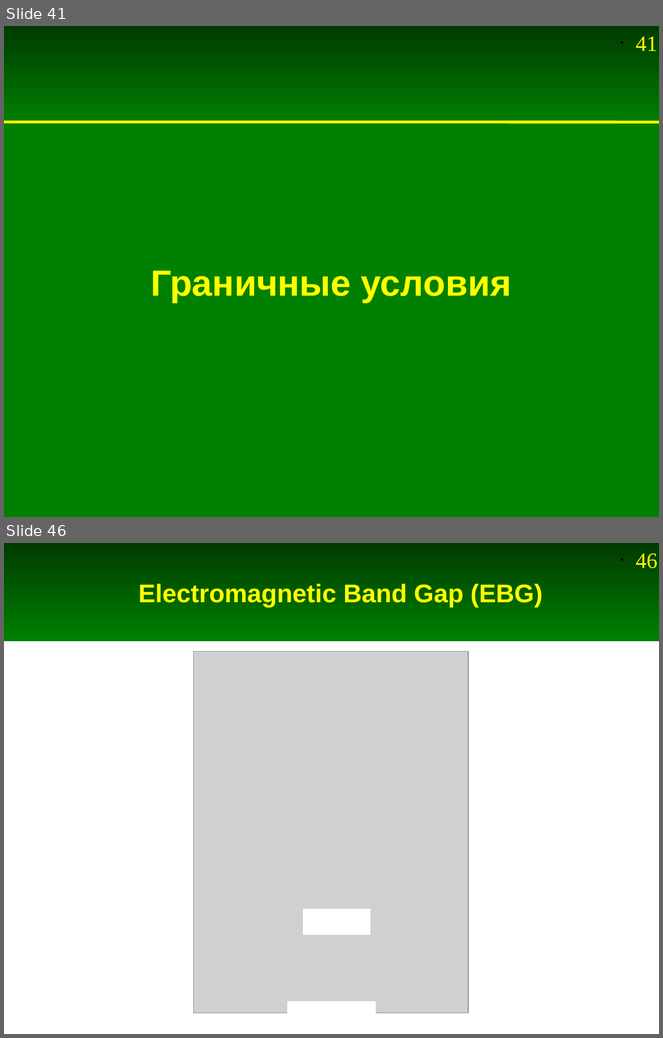
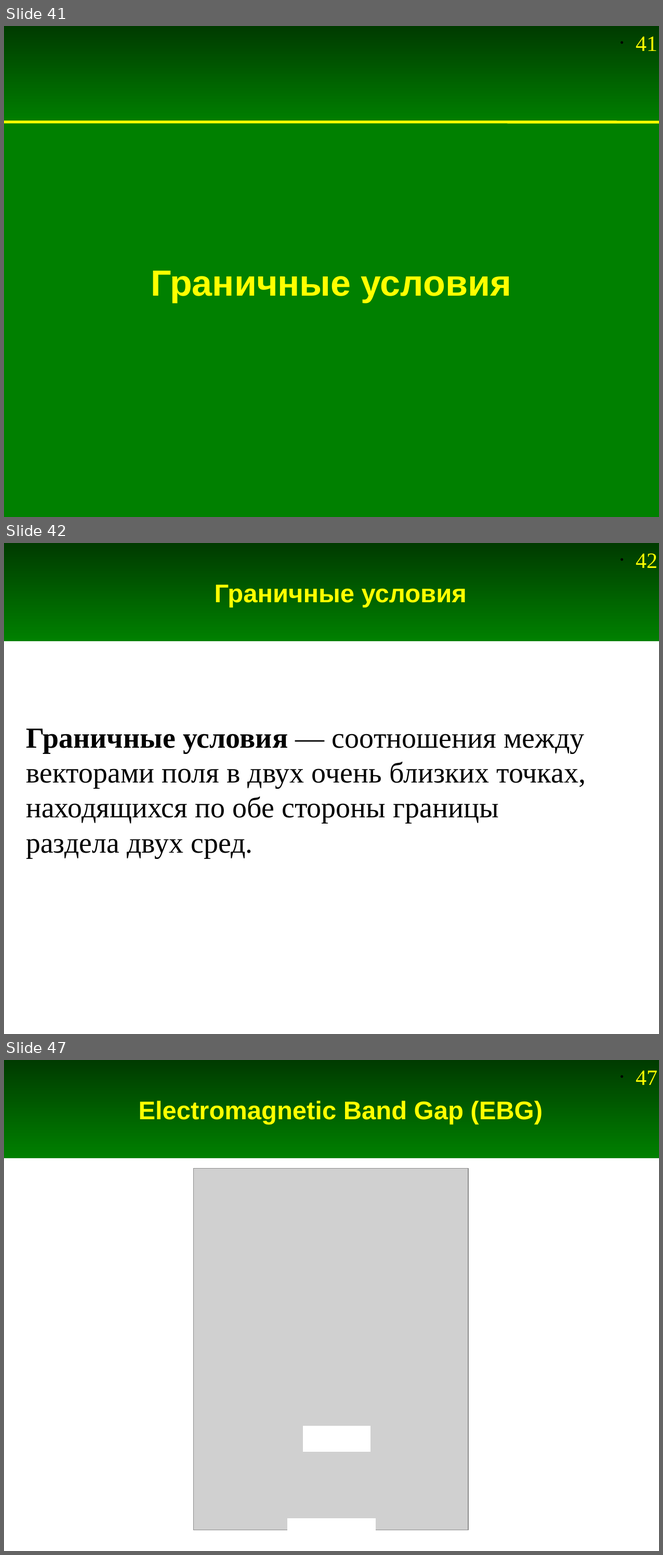
Before and after one commit to andris0147sv/modelling, a slide deck: presentations/1. Problem Statement.odp. Shown one above the other, each under a label of ours: slides 41 and 46 before the commit, slides 41, 42 and 47 after it; the slides between them are not shown. The pictures are 663x1038 and 663x1555 pixels, drawn with LibreOffice and Linux fonts; fonts in the diff are those of the drawing; grey boxes stand for pictures. Boxes give left, top, right and bottom in pixels: in the first picture for what was removed or moved away, otherwise in the second. Text is boxed around its words. In the diff, an @@ line names an element or a change of style, - is before the commit and + after.

Commit message:
Дополнение в презентации про граничные условия

```diff
--- a/presentations/1. Problem Statement.odp
+++ b/presentations/1. Problem Statement.odp
@@ slide 42 added at (4, 543, 659, 1034), background #FFFFFF; not listed: 2 template elements that a slide beside it also shows @@
@@ title added at (215, 585, 467, 607), 28 pt, text #FFFF00, bold @@
+Граничные условия
@@ text added at (26, 729, 586, 858), 32 pt, text #000000 @@
+Граничные условия — соотношения между векторами поля в двух очень близких точках, находящихся по обе стороны границы раздела двух сред.
@@ what was slide 46 is now slide 47 @@
@@ page number at (636, 1070, 658, 1085): text changed @@
-• 46
+• 47
```
Also in this commit, not shown: 4 slides changed.
